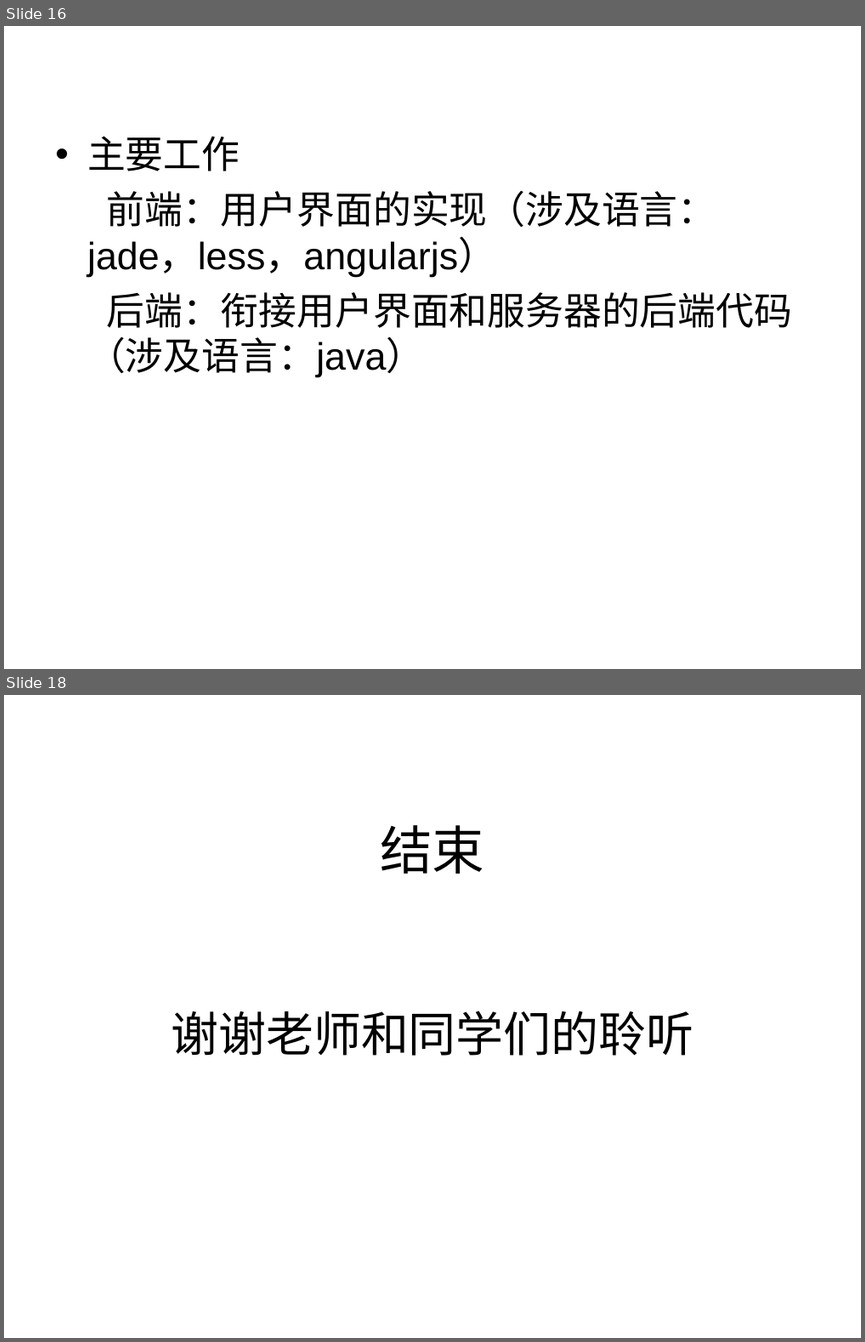
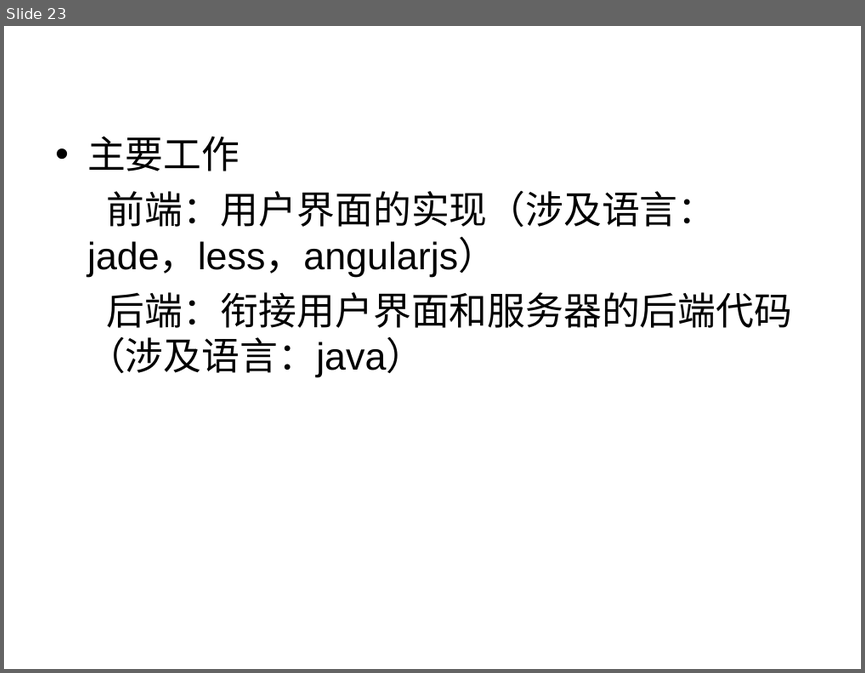
Before and after one commit to liaoliaoanxiao/mediumRepy, a slide deck: 论文/SA14226355孙君伟答辩.ppt. Shown one above the other, each under a label of ours: slides 16 and 18 before the commit, slide 23 after it; the slides between them are not shown. The pictures are 865x1342 and 865x673 pixels, drawn with LibreOffice and Linux fonts; fonts in the diff are those of the drawing; background and template pictures are left out. Boxes give left, top, right and bottom in pixels: in the first picture for what was removed or moved away, otherwise in the second. Text is boxed around its words. In the diff, an @@ line names an element or a change of style, - is before the commit and + after.

```diff
--- a/论文/SA14226355孙君伟答辩.ppt
+++ b/论文/SA14226355孙君伟答辩.ppt
@@ slide 18 removed at <box>4,695,861,1338</box>, background picture (left out) @@
@@ title removed at <box>380,825,484,873</box> @@
-结束
@@ text removed at <box>171,1010,693,1055</box> @@
-谢谢老师和同学们的聆听
@@ what was slide 16 is now slide 23 @@
```
Also in this commit, not shown: 1 slide changed, 8 slides added, 2 other slides removed.
